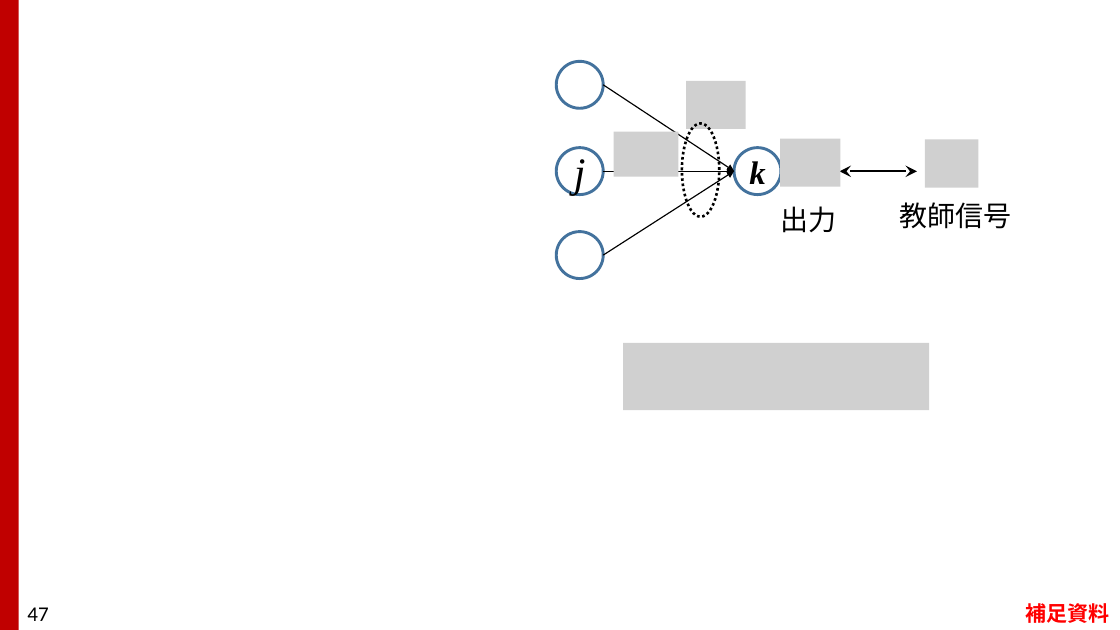
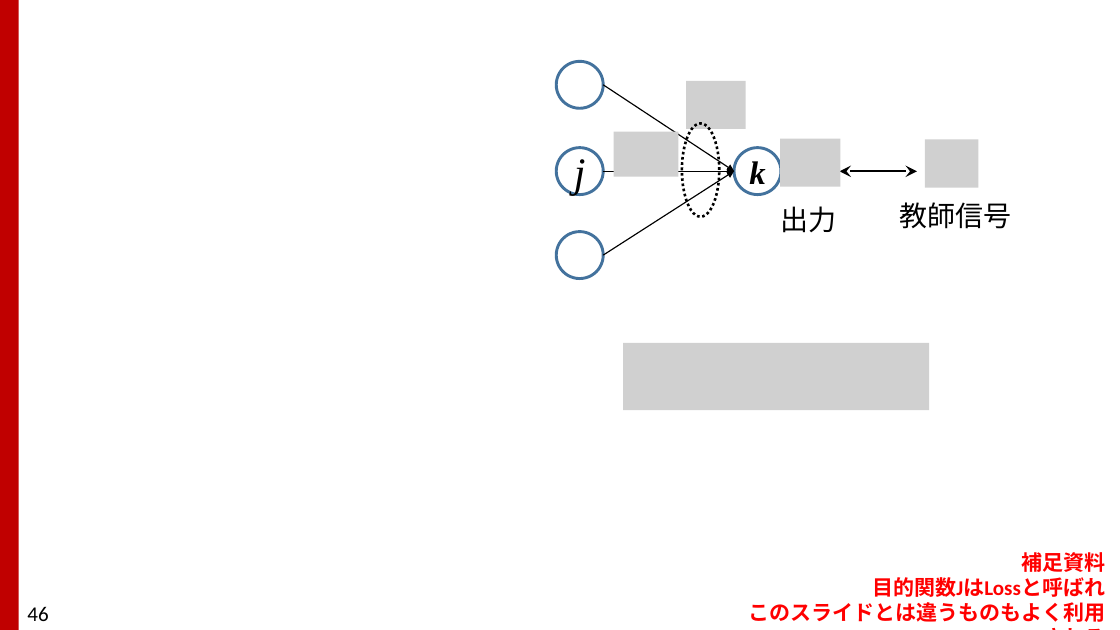
Before and after one commit to TakashiIjiri/TakashiIjiri.github.io, a slide deck: slide 46 of classes/dm2018_2/dm2_7.pptx (slide 47 before the commit). Drawn at 1120x630 pixels with LibreOffice and Linux fonts; fonts in the diff are those of the drawing; grey boxes stand for pictures. Boxes give left, top, right and bottom in pixels: in the first picture for what was removed or moved away, otherwise in the second. Text is boxed around its words. In the diff, an @@ line names an element or a change of style, - is before the commit and + after.

```diff
--- a/classes/dm2018_2/dm2_7.pptx
+++ b/classes/dm2018_2/dm2_7.pptx
@@ text "補足資料": place and size @@
-text "補足資料" at (1026, 603, 1110, 623)
+text "補足資料" at (748, 552, 1106, 622)
@@ text at (1021, 552, 1105, 572): alignment left to right @@
@@ text at (748, 577, 1106, 622): paragraphs added @@
+目的関数JはLossと呼ばれ
+このスライドとは違うものもよく利用される
@@ page number at (27, 606, 48, 621): text changed @@
-47
+46
```
Also in this commit, not shown: 2 other slides changed, 3 other files.
